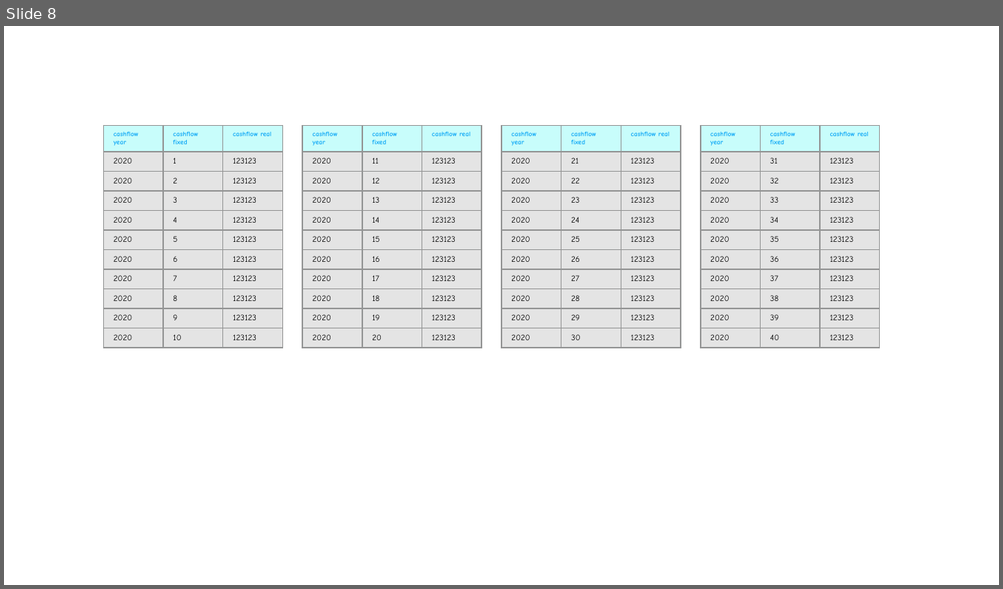
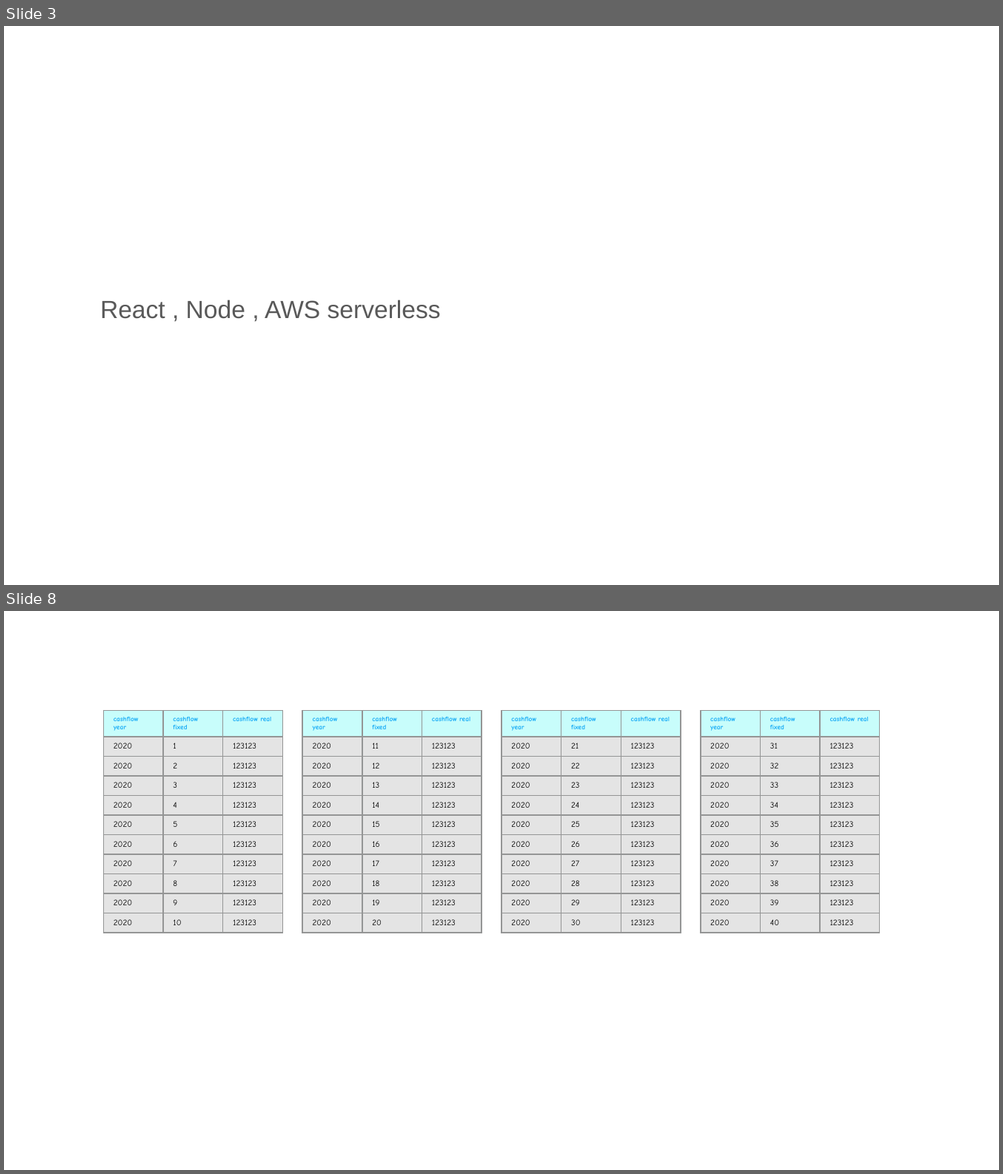
Before and after one commit to GayashanSameera/PythonPPTXGen, a slide deck: output.pptx. Shown one above the other, each under a label of ours: slide 8 before the commit, slides 3 and 8 after it; the slides between them are not shown. The pictures are 1003x589 and 1003x1174 pixels, drawn with LibreOffice and Linux fonts; fonts in the diff are those of the drawing. Boxes give left, top, right and bottom in pixels: in the first picture for what was removed or moved away, otherwise in the second. Text is boxed around its words. In the diff, an @@ line names an element or a change of style, - is before the commit and + after.

```diff
--- a/output.pptx
+++ b/output.pptx
@@ slide 3 added at box(4, 26, 999, 585), background #FFFFFF @@
@@ text added at box(100, 300, 441, 319), 18 pt, text #595959 @@
+React , Node , AWS serverless
```
Also in this commit, not shown: 5 slides changed, 1 other slide added, 2 slides removed, 3 other files.
